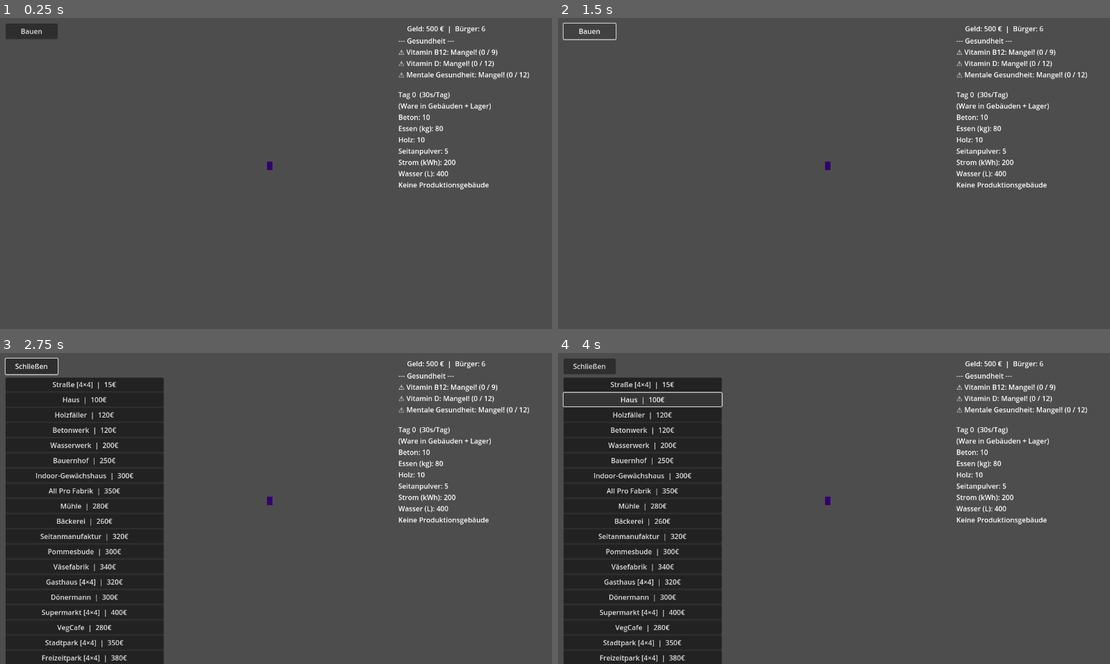
Above: before the commit, frames 1-4 (two rows, left to right).
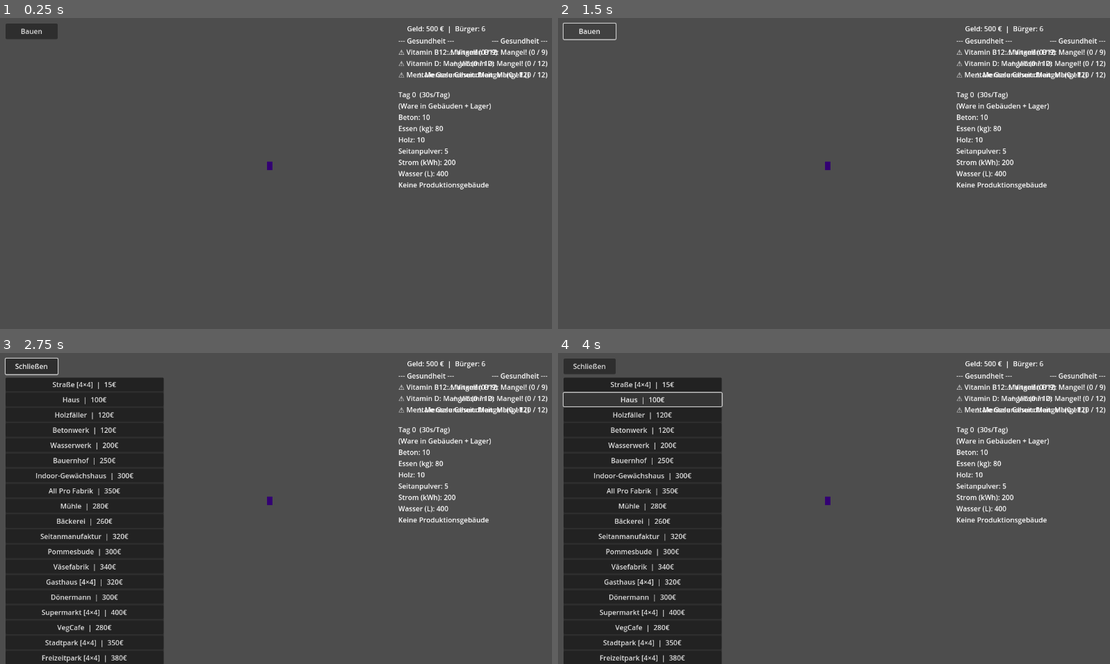
Above: after the commit, the same moments.

Repository: leonardwolf23-bot/vegangame
Game: Godot game, scene res://scenes/main.tscn
The game is run twice, just before and just after one commit, with the same random seed, the same clock (stepped at 60 frames per second) and the same inputs.
Inputs (mouse positions are in pixels of both pictures, inside the frame that each line leads up to):
- Up to frame 1 (0.25 s): no input
- Up to frame 2 (1.5 s): click "Bauen" at 0.5 s; click "Schließen" at 1.25 s
- Up to frame 3 (2.75 s): tap Enter at 2 s; move the mouse to (397, 492) at 2.02 s; hold D from 2.03 s (still down); tap 1 at 2.1 s; click (397, 492) at 2.17 s
- Up to frame 4 (4 s): release D at 2.75 s; click "Straße [4×4] | 15€" at 2.75 s; click "Haus | 100€" at 3.5 s

The runs differ from the first frame. In frame 1, 0.5% of the frame differs, in the area x 75-100%, y 6-20%; in frame 2, 0.5%; in frame 3, 0.5%; in frame 4, 0.5%.

Commit message:
Add standalone HealthHud autoload and attachable health_metrics_label script
Health metrics now show regardless of whether UI lives in main.tscn or build_menu scene.

Co-authored-by: leonardwolf23-bot <leonardwolf23-bot@users.noreply.github.com>

Diff:
--- a/project.godot
+++ b/project.godot
@@ -17,6 +17,7 @@
 ProductionManager="*res://scripts/autoload/production_manager.gd"
 PopulationHealth="*res://scripts/autoload/population_health.gd"
 BuildingInteractionUI="*res://scripts/autoload/building_interaction_ui.gd"
+HealthHud="*res://scripts/autoload/health_hud.gd"
 
 [display]
 
--- /dev/null
+++ b/scripts/autoload/health_hud.gd
@@ -0,0 +1,39 @@
+extends CanvasLayer
+## Autoload: Gesundheits-Marker — unabhängig vom Bau-Menü / Main-Szene-UI.
+
+
+@export var show_panel: bool = true
+@export var anchor_top: float = 44.0
+
+var _label: Label
+
+
+func _ready() -> void:
+	layer = 11
+	if not show_panel:
+		return
+	_build_label()
+	PopulationHealth.health_status_changed.connect(_refresh)
+	GameState.population_changed.connect(_refresh)
+	ProductionManager.resources_changed.connect(_refresh)
+	ProductionManager.day_completed.connect(_refresh)
+	call_deferred("_refresh")
+
+
+func _build_label() -> void:
+	_label = Label.new()
+	_label.name = "HealthMetrics"
+	_label.set_anchors_preset(Control.PRESET_TOP_RIGHT)
+	_label.offset_left = -360
+	_label.offset_top = anchor_top
+	_label.offset_right = -16
+	_label.offset_bottom = anchor_top + 116
+	_label.horizontal_alignment = HORIZONTAL_ALIGNMENT_RIGHT
+	_label.autowrap_mode = TextServer.AUTOWRAP_WORD_SMART
+	add_child(_label)
+
+
+func _refresh(_arg = null) -> void:
+	if not _label:
+		return
+	_label.text = "--- Gesundheit ---\n" + "\n".join(PopulationHealth.get_marker_lines())
--- /dev/null
+++ b/scripts/health_metrics_label.gd
@@ -0,0 +1,16 @@
+extends Label
+## An ein Label in der Main-Szene hängen — zeigt B12, Vitamin D, mentale Gesundheit.
+
+
+func _ready() -> void:
+	horizontal_alignment = HORIZONTAL_ALIGNMENT_RIGHT
+	autowrap_mode = TextServer.AUTOWRAP_WORD_SMART
+	PopulationHealth.health_status_changed.connect(_refresh)
+	GameState.population_changed.connect(_refresh)
+	ProductionManager.resources_changed.connect(_refresh)
+	ProductionManager.day_completed.connect(_refresh)
+	call_deferred("_refresh")
+
+
+func _refresh(_arg = null) -> void:
+	text = "--- Gesundheit ---\n" + "\n".join(PopulationHealth.get_marker_lines())
